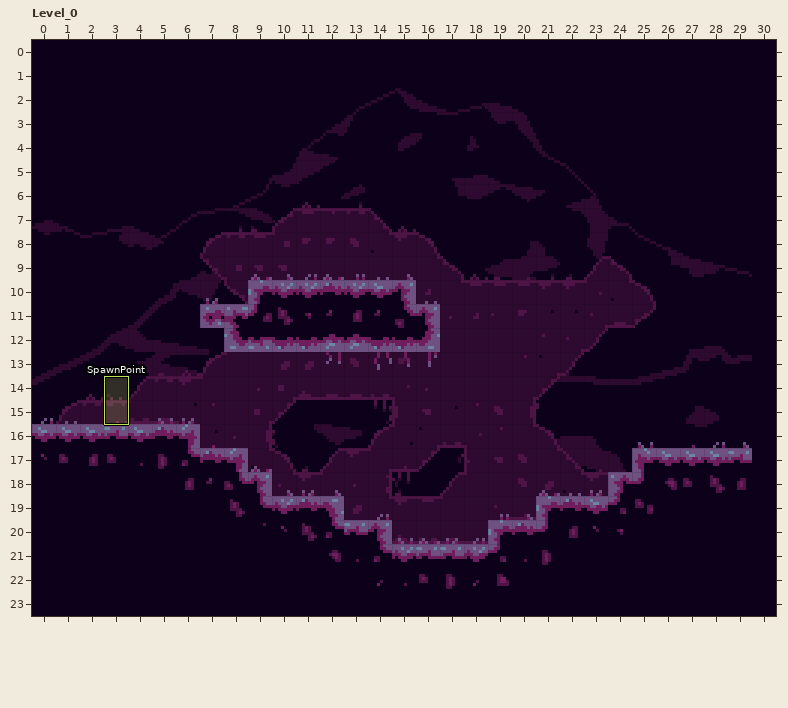
A LDtk project gets an edit: assets/worlds/lake.ldtk. The picture above was drawn from the file before the commit.
Cells are 8x8 px. Shown: Level_0 x 0..30, y 0..23.
Once edited:
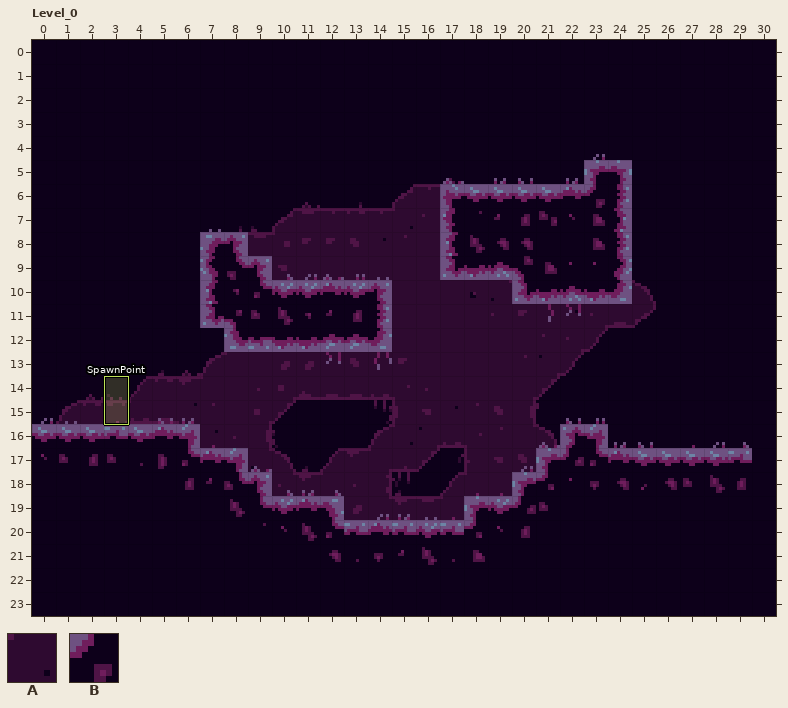
Key: from "LakeAmbience": A 1 "BackDirt"; from "LakePlatforms": B 1 "Dirt".
_ is an empty cell.
Changes in this commit:
{"change": "layer \"background\" removed"}
{"where": "layer \"LakeAmbience\""}
{"y":6,"x":15,"old":"____","new":"AAAA"}
{"y":7,"x":15,"old":"_____","new":"AAAAA"}
{"y":8,"x":17,"old":"___","new":"AAA"}
{"y":9,"x":18,"old":"__","new":"AA"}
{"where": "layer \"LakePlatforms\""}
{"y":5,"x":23,"old":"__","new":"BB"}
{"y":6,"x":17,"old":"________","new":"BBBBBBBB"}
{"y":7,"x":17,"old":"________","new":"BBBBBBBB"}
{"y":8,"x":7,"old":"__","new":"BB"}
{"y":8,"x":17,"old":"_____","new":"BBBBB"}
{"y":8,"x":23,"old":"__","new":"BB"}
{"y":9,"x":7,"old":"___","new":"BBB"}
{"y":9,"x":17,"old":"________","new":"BBBBBBBB"}
{"y":10,"x":7,"old":"__","new":"BB"}
{"y":10,"x":15,"old":"B","new":"_"}
{"y":10,"x":20,"old":"_____","new":"BBBBB"}
{"y":11,"x":15,"old":"BB","new":"__"}
{"y":12,"x":15,"old":"BB","new":"__"}
{"y":16,"x":22,"old":"__","new":"BB"}
{"y":17,"x":21,"old":"____","new":"BBBB"}
{"y":18,"x":20,"old":"____","new":"BBBB"}
{"y":19,"x":18,"old":"___","new":"BBB"}
{"y":20,"x":15,"old":"____","new":"BBBB"}
